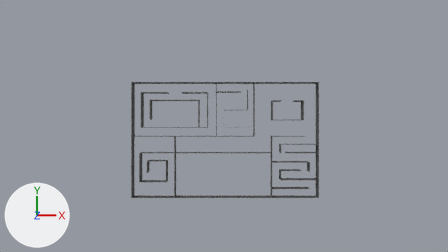
Before and after pictures for a commit that changed the Blender file Medos no Inconsciente/Assets/Sprites/Cenários/CasaCompleta.blend.
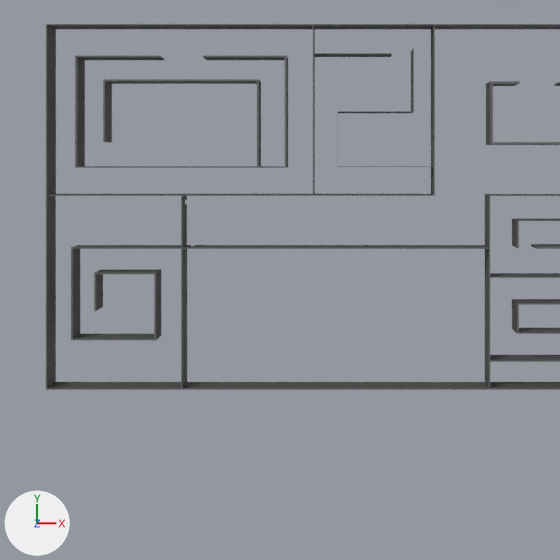
Old and new are each drawn from the file's camera 'Camera' and again close up on the part from 26% to 66% of the width and 30% to 100% of the height. Lighting does not change. The marker at lower left points along +X, +Y and +Z.

The first close-up shows 'Casa'.
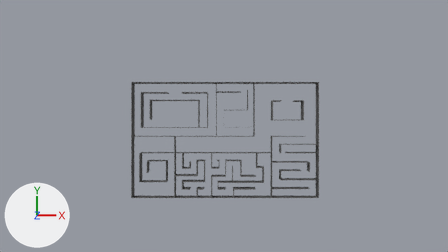
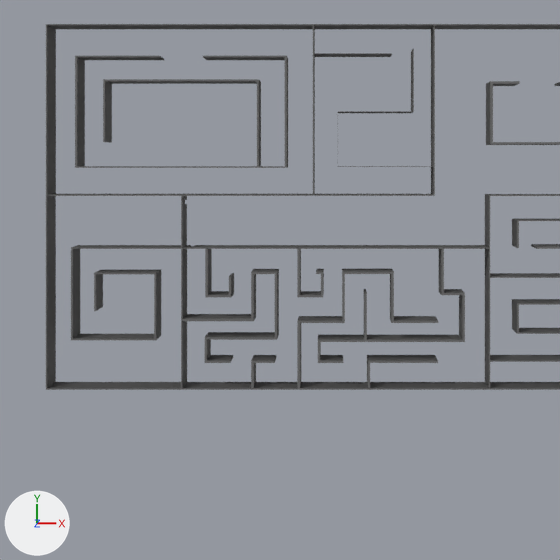
Where the change shows, as pixel boxes [x1, y1, x2, y2] in the close-ups (560 x 560 px):
part 1 of me_cubo_026, added: after [318, 249, 465, 363]
part 2 of me_cubo_026, added: after [297, 249, 324, 297]
part 3 of me_cubo_026, added: after [205, 249, 234, 297]
part 4 of me_cubo_026, added: after [251, 355, 276, 389]
part 5 of me_cubo_026, added: after [367, 355, 438, 389]
part 6 of me_cubo_026, added: after [181, 249, 489, 390]

Edits to the bpy script that builds the scene:
```text
Change me_cubo_026:
    used by ob_casa; location = (26.7, -23.68, 2.6); scale = (11.4, 7.25, 0.05)
    remove me_cubo_026.from_pydata(...)  # 801 vertices, 638 faces, 24 loose edges; spans x -2.2..2.3, y -1.7..2.6, z -27.0..25.0
    add me_cubo_026.from_pydata(...)  # 1089 vertices, 913 faces, 24 loose edges; spans x -2.2..2.3, y -1.7..2.6, z -27.0..25.0
    me_cubo_026 part 1: a new loose piece of 76 vertices spanning x -0.1..1.0, y -1.4..0.0, z -25.0..25.0, in mat_material_paredes (dark grey #5b5b5b)
    me_cubo_026 part 2: a new loose piece of 36 vertices spanning x -0.3..-0.1, y -0.6..0.0, z -25.0..25.0, in mat_material_paredes (dark grey #5b5b5b)
    me_cubo_026 part 3: a new loose piece of 24 vertices spanning x -1.0..-0.8, y -0.6..0.0, z -25.0..25.0, in mat_material_paredes (dark grey #5b5b5b)
    me_cubo_026 part 4: a new loose piece of 16 vertices spanning x -0.6..-0.5, y -1.7..-1.3, z -25.0..25.0, in mat_material_paredes (dark grey #5b5b5b)
    me_cubo_026 part 5: a new loose piece of 16 vertices spanning x 0.2..0.8, y -1.7..-1.3, z -25.0..25.0, in mat_material_paredes (dark grey #5b5b5b)
    me_cubo_026 part 6: 120 vertices added at x -1.2..0.8, y -1.7..-0.3, z -25.0..25.0
```
